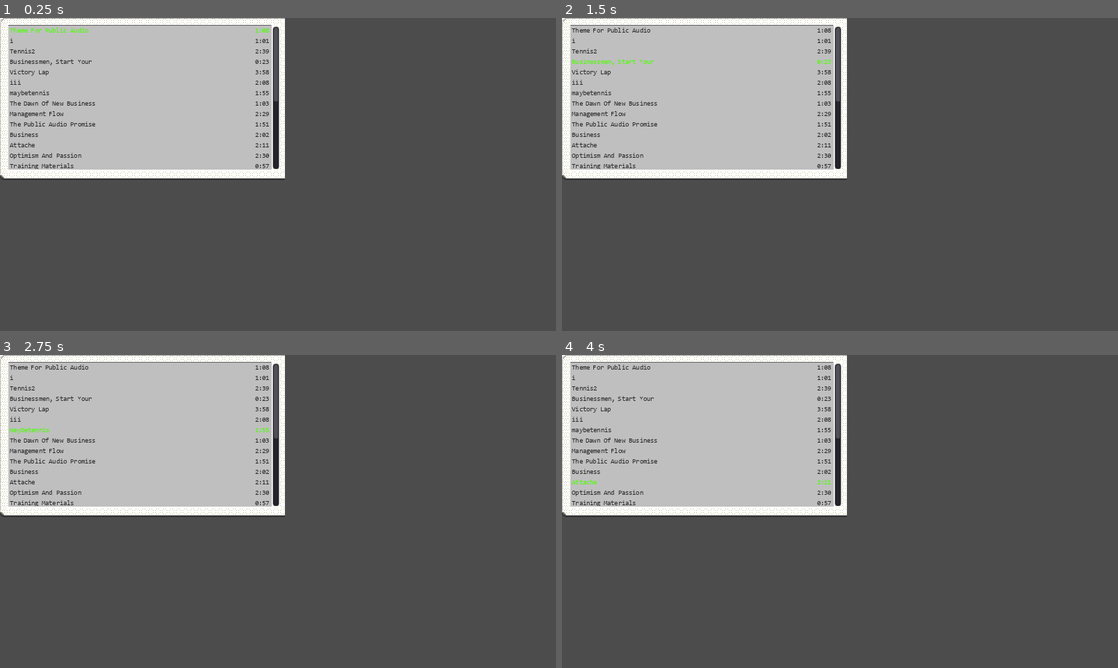
Above: before the commit, frames 1-4 (two rows, left to right).
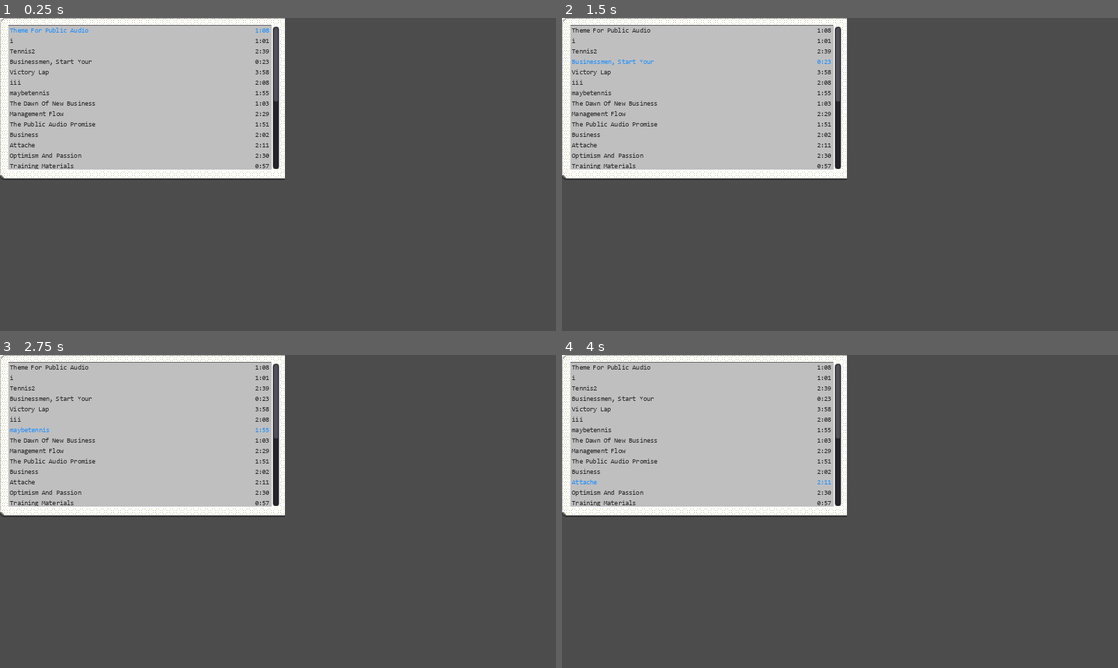
Above: after the commit, the same moments.

Repository: subhouse07/MidiVisualizer
Game: Godot game, scene res://TrackListRoot.tscn
Two runs of this game, one before a commit and one after it. Both use one fixed random seed, a clock stepped at 60 frames per second and the inputs below. This scene is started directly instead of the project's main scene.
Inputs (mouse positions are in pixels of both pictures, inside the frame that each line leads up to):
- Up to frame 1 (0.25 s): no input
- Up to frame 2 (1.5 s): tap Enter (ui_accept) at 0.5, 1.35 s; move the mouse to (962, 158) at 0.52 s; hold Enter (ui_accept) 0.53-1.28 s; click (962, 158) at 0.67 s; move the mouse to (728, 190) at 1.27 s; click (728, 190) at 1.42 s
- Up to frame 3 (2.75 s): tap Enter (ui_accept) at 1.52, 1.82 s; move the mouse to (333, 442) at 2.02 s; hold Enter (ui_accept) from 2.03 s (still down); click (333, 442) at 2.17 s
- Up to frame 4 (4 s): move the mouse to (812, 574) at 2.77 s; release Enter (ui_accept) at 2.78 s; tap Enter (ui_accept) at 2.85, 3.02, 3.32, 3.5 s; click (812, 574) at 2.92 s; move the mouse to (1006, 558) at 3.52 s; hold Enter (ui_accept) from 3.53 s (still down); click (1006, 558) at 3.67 s

The runs differ from the first frame. In frame 1, 0.1% of the frame differs, in the area x 1-49%, y 3-5%; in frame 2, 0.1%, in the area x 1-49%, y 13-16%; in frame 3, less than 0.1%; in frame 4, less than 0.1%.

Commit message:
Add some shaders, title bar, other stuff

Diff:
--- a/ChannelBar.gd
+++ b/ChannelBar.gd
@@ -3,9 +3,12 @@
 
 const BAR_VAL = 7
 const COOLDOWN_SPEED = 300
+const NOTE_COOLDOWN_SPEED = 200
 
 var notes: Dictionary = {}
 var max_velocity = 0
+var note_on_cooldown = 0
+var note_on_cooling = false
 var cooldown = 0
 var cooling = false
 const off_textures = [
@@ -55,14 +58,14 @@
 # Called every frame. 'delta' is the elapsed time since the previous frame.
 func _process(delta):
 	if notes.size() > 0:
-		var lit = max_velocity / BAR_VAL
+		var lit = ((max_velocity / BAR_VAL) / 2) + (note_cooldown_mod(delta) / 2)
 		light_notes(lit)
 	else:
-		var lit = cooldown / BAR_VAL
+		var lit = ((cooldown / BAR_VAL) / 2) + (note_cooldown_mod(delta) / 2)
 		if (cooling):
 			light_notes(lit)
 			cooling = lit > 0
-			cooldown = max(cooldown - floor(COOLDOWN_SPEED * delta), 0)
+			cooldown = calc_cooldown_update(cooldown, delta, COOLDOWN_SPEED)
 
 func light_notes(threshold):
 	for i in 16:
@@ -72,10 +75,13 @@
 			$Sprites.get_child(i).texture = off_textures[i]
 
 func note_on(pitch, velocity):
+	note_on_cooling = true
 	notes[pitch] = velocity
+	note_on_cooldown = velocity
 #	velocity_sum += velocity
 	if velocity > max_velocity:
 		max_velocity = velocity
+
 
 func note_off(pitch):
 	var velocity = notes[pitch]
@@ -83,10 +89,23 @@
 	notes.erase(pitch)
 	if (notes.empty()):
 		cooling = true
-		cooldown = max_velocity
+		cooldown = max_velocity # I think this might be causing some of the weirdness
 	if max_velocity == velocity:
 		var new_max = 0
 		for v in notes:
 			if v >= new_max:
 				new_max = v
 		max_velocity = new_max
+
+func note_cooldown_mod(delta):
+	if note_on_cooling:
+		var cooldown_value = note_on_cooldown
+		note_on_cooldown = calc_cooldown_update(note_on_cooldown, delta, NOTE_COOLDOWN_SPEED)
+		if note_on_cooldown == 0:
+			note_on_cooling = false
+		return cooldown_value / BAR_VAL
+	else:
+		return 0
+
+func calc_cooldown_update(current, delta, speed):
+	return max(current - floor(speed * delta), 0)
--- a/Root.tscn
+++ b/Root.tscn
@@ -1,13 +1,29 @@
-[gd_scene load_steps=6 format=2]
+[gd_scene load_steps=9 format=2]
 
 [ext_resource path="res://MidiRoot.tscn" type="PackedScene" id=1]
 [ext_resource path="res://TrackListRoot.tscn" type="PackedScene" id=2]
 [ext_resource path="res://Root.gd" type="Script" id=3]
 [ext_resource path="res://Seekbar.tscn" type="PackedScene" id=4]
 [ext_resource path="res://VideoRoot.tscn" type="PackedScene" id=5]
+[ext_resource path="res://img/title_bar_v2.png" type="Texture" id=6]
+
+[sub_resource type="Shader" id=1]
+code = "shader_type canvas_item;
+
+uniform vec2 direction = vec2(1.0, 0.0);
+uniform float speed = 0.0;
+
+void fragment() {
+	COLOR = texture(TEXTURE, UV + direction * TIME*speed);
+}"
+
+[sub_resource type="ShaderMaterial" id=2]
+shader = SubResource( 1 )
+shader_param/direction = Vector2( 1, 0 )
+shader_param/speed = 0.05
 
 [node name="Root" type="Node2D"]
-position = Vector2( -64, -58 )
+position = Vector2( -64, -50 )
 script = ExtResource( 3 )
 
 [node name="MidiRoot" parent="." instance=ExtResource( 1 )]
@@ -24,5 +40,11 @@
 [node name="VideoRoot" parent="." instance=ExtResource( 5 )]
 position = Vector2( 64, 69 )
 
+[node name="Sprite" type="Sprite" parent="."]
+material = SubResource( 2 )
+position = Vector2( 544, 59.5 )
+scale = Vector2( 1, 1.05556 )
+texture = ExtResource( 6 )
+
 [connection signal="next_track" from="TrackListRoot" to="." method="_on_TrackListRoot_next_track"]
 [connection signal="play_clicked" from="Seekbar" to="." method="_on_Seekbar_play_clicked"]
--- /dev/null
+++ b/ShaderTest.tscn
@@ -0,0 +1,53 @@
+[gd_scene load_steps=6 format=2]
+
+[ext_resource path="res://img/o_1_repeat.png" type="Texture" id=1]
+
+[sub_resource type="Shader" id=2]
+code = "shader_type canvas_item;
+
+uniform vec2 direction = vec2(1.0, 0.0);
+uniform float xTrans = 0.0;
+uniform float oscSpeed = 0.0;
+uniform float freq = 0.0;
+
+void fragment() {
+//	COLOR = texture(TEXTURE, UV + (direction * 0.05*(TIME) + log(UV.x / UV.y)));
+//	COLOR = texture(TEXTURE, UV + (direction * 0.02*TIME + sin(pow(UV.x, 2.0)*0.1*TIME*UV.y)));
+//	COLOR = texture(TEXTURE, UV + direction * (xTrans+sin(smoothstep(UV.y, 1.0, 0.7)+TIME*oscSpeed)));
+	COLOR = texture(TEXTURE, UV + direction * (xTrans+sin(freq*UV.y+TIME*oscSpeed)));
+}"
+
+[sub_resource type="ShaderMaterial" id=3]
+shader = SubResource( 2 )
+shader_param/direction = Vector2( 1, 0 )
+shader_param/xTrans = 0.0
+shader_param/oscSpeed = 0.0
+shader_param/freq = 0.0
+
+[sub_resource type="StreamTexture" id=4]
+flags = 2
+load_path = "res://.import/side_tile.png-a6d8e2f9f84eb98bc381c3e188802a84.stex"
+
+[sub_resource type="ShaderMaterial" id=5]
+shader = SubResource( 2 )
+shader_param/direction = Vector2( 0.02, 0 )
+shader_param/xTrans = 0.0
+shader_param/oscSpeed = 10.0
+shader_param/freq = 2.763
+
+[node name="Node2D" type="Node2D"]
+
+[node name="Sprite2" type="Sprite" parent="."]
+visible = false
+material = SubResource( 3 )
+position = Vector2( 4, 8 )
+scale = Vector2( 6.98765, 2.132 )
+texture = SubResource( 4 )
+centered = false
+
+[node name="Sprite3" type="Sprite" parent="."]
+material = SubResource( 5 )
+position = Vector2( 2, 1 )
+scale = Vector2( 6.33708, 6.40476 )
+texture = ExtResource( 1 )
+centered = false
--- a/TrackListRoot.gd
+++ b/TrackListRoot.gd
@@ -9,7 +9,7 @@
 
 
 func _ready():
-	change_track_color(0, Color("4CFF00"))
+	change_track_color(0, Color.dodgerblue)
 #	emit_signal("next_track", parse_seconds())
 
 func _input(event):
@@ -21,7 +21,7 @@
 	selected_index += 1
 	if selected_index < track_count:
 		change_track_color((selected_index - 1) * 2, Color("2b2b2b"))
-		change_track_color(selected_index * 2, Color("4CFF00"))
+		change_track_color(selected_index * 2, Color.dodgerblue)
 		if selected_index >= visible_track_count:
 			$ScrollContainer.scroll_vertical += 17
 
Not shown: 2 places in VideoRoot.tscn that only renumber resources
Binary file added: img/o_1_repeat.png
Not shown, added: img/o_1_repeat.png.import
Binary file changed: img/progressbar.png
Binary file added: img/title_bar.png
Not shown, added: img/title_bar.png.import
Binary file added: img/title_bar_v2.png
Not shown, added: img/title_bar_v2.png.import
